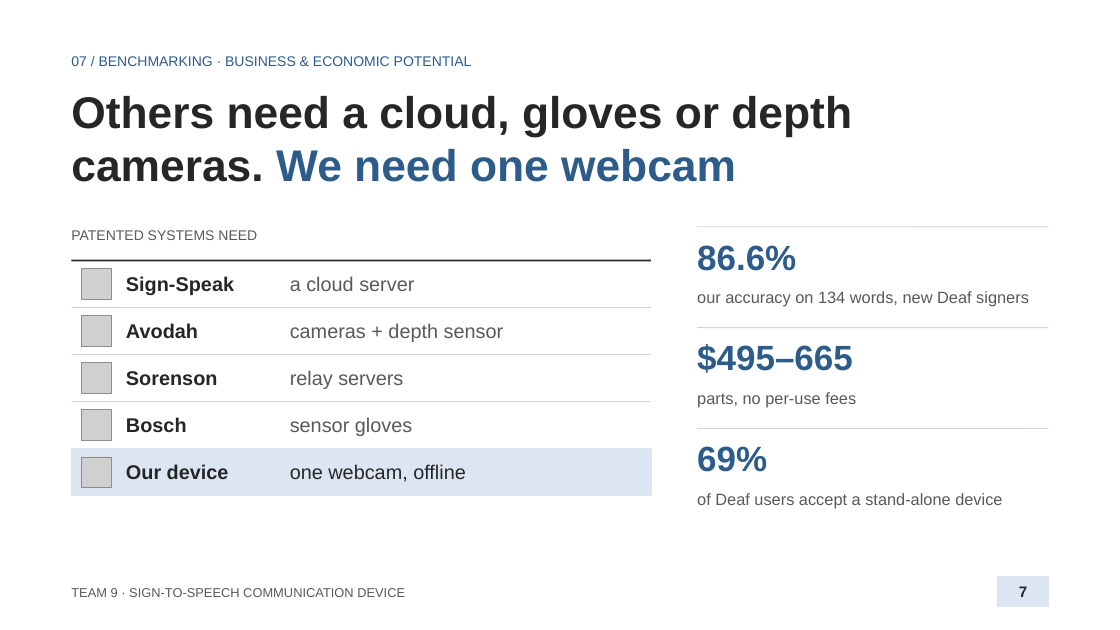
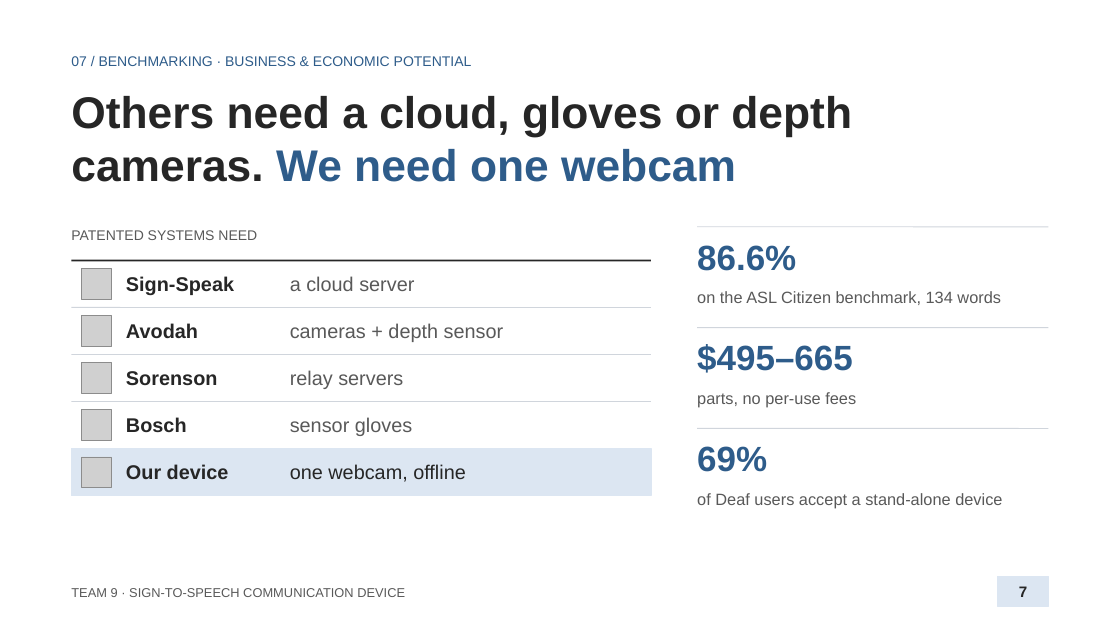
Before and after one commit to anxious956/Multilingual-Sign-to-Speech-Communication-Device, a slide deck: slide 7 of docs/presentation/Team9_Proposal_Presentation.pptx. Drawn at 1120x630 pixels with LibreOffice and Linux fonts; fonts in the diff are those of the drawing; grey boxes stand for pictures. Boxes give left, top, right and bottom in pixels: in the first picture for what was removed or moved away, otherwise in the second. Text is boxed around its words. In the diff, an @@ line names an element or a change of style, - is before the commit and + after.

```diff
--- a/docs/presentation/Team9_Proposal_Presentation.pptx
+++ b/docs/presentation/Team9_Proposal_Presentation.pptx
@@ text at bbox=[697, 291, 1001, 305]: text changed @@
-our accuracy on 134 words, new Deaf signers
+on the ASL Citizen benchmark, 134 words
```
Also in this commit, not shown: 2 other slides changed, 1 other file.
